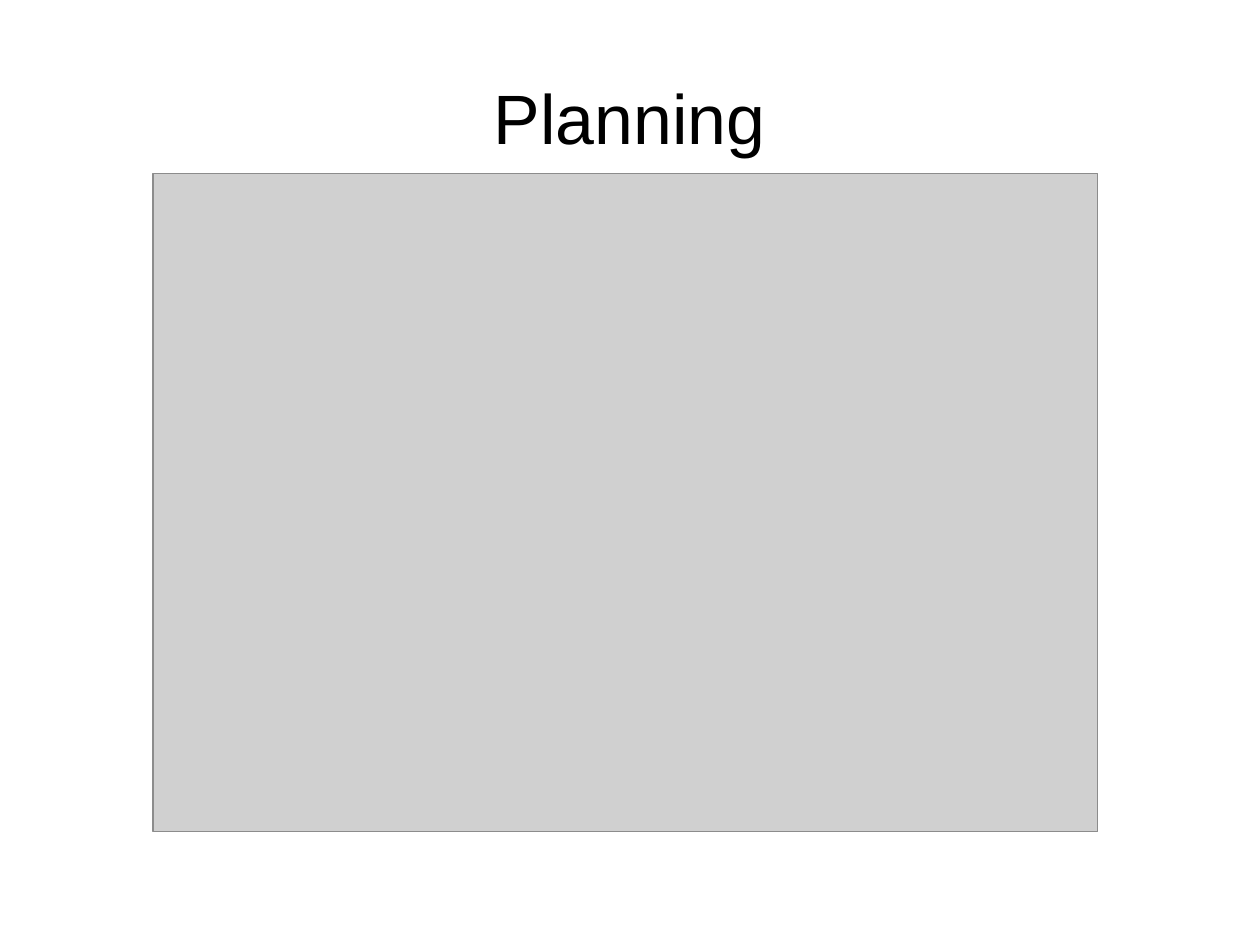
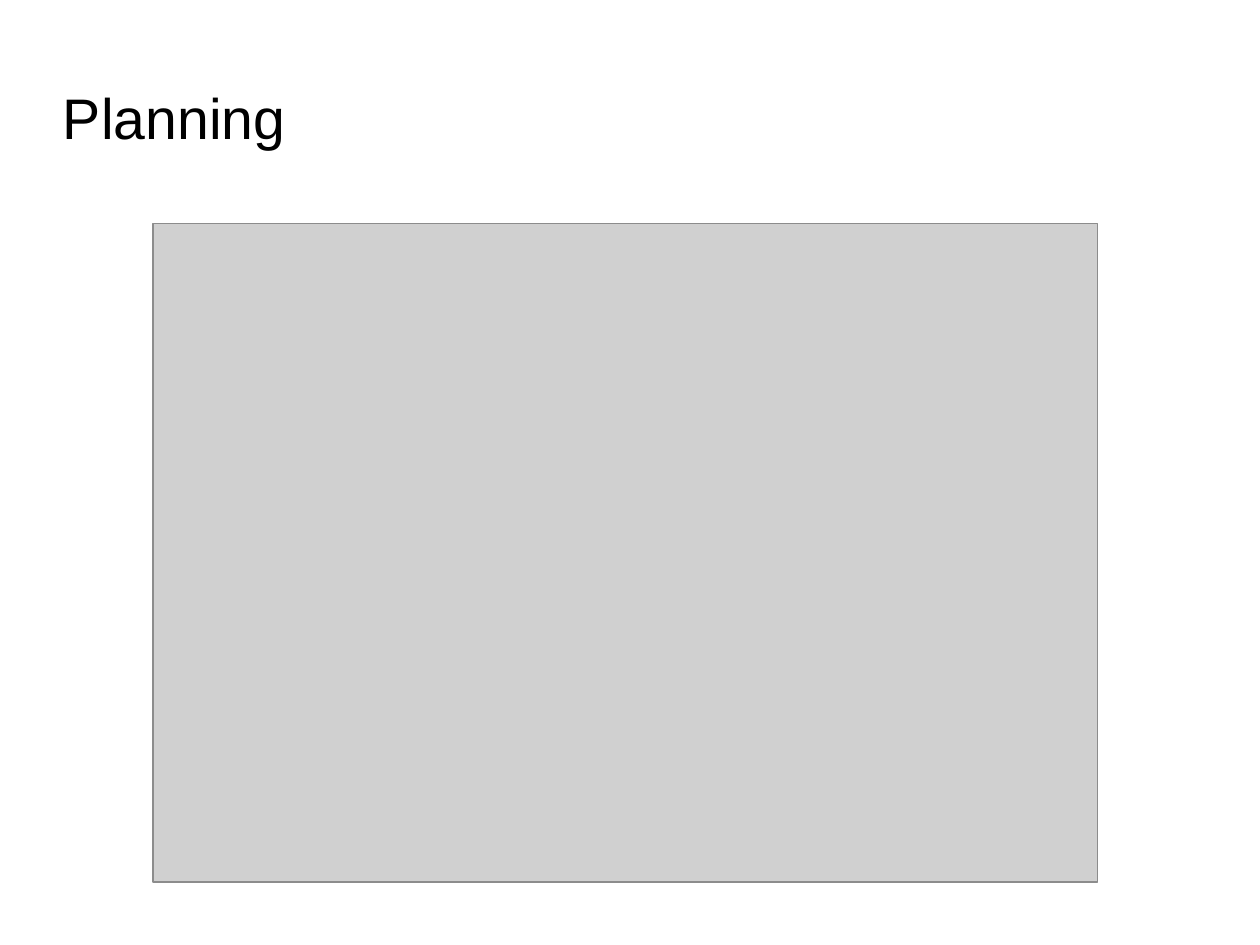
Before and after one commit to SLedoeuff/Hollow-Matrix, a slide deck: slide 6 of DiapoProjetSIE.odp (slide 5 before the commit). Drawn at 1260x945 pixels with LibreOffice and Linux fonts; fonts in the diff are those of the drawing; grey boxes stand for pictures; background and template pictures are left out. Boxes give left, top, right and bottom in pixels: in the first picture for what was removed or moved away, otherwise in the second. Text is boxed around its words. In the diff, an @@ line names an element or a change of style, - is before the commit and + after.

```diff
--- a/DiapoProjetSIE.odp
+++ b/DiapoProjetSIE.odp
@@ title "Planning": place and size @@
-title "Planning" at (494,93,766,157)
+title "Planning" at (63,97,285,150)
@@ title "Planning" at (63,97,285,150): size 44 to 36 pt; alignment centre to left @@
@@ picture: place and size @@
-picture at (153,174,1099,832)
+picture at (153,224,1099,883)
```
Also in this commit, not shown: 6 other slides changed, 2 slides added, 1 slide removed.
